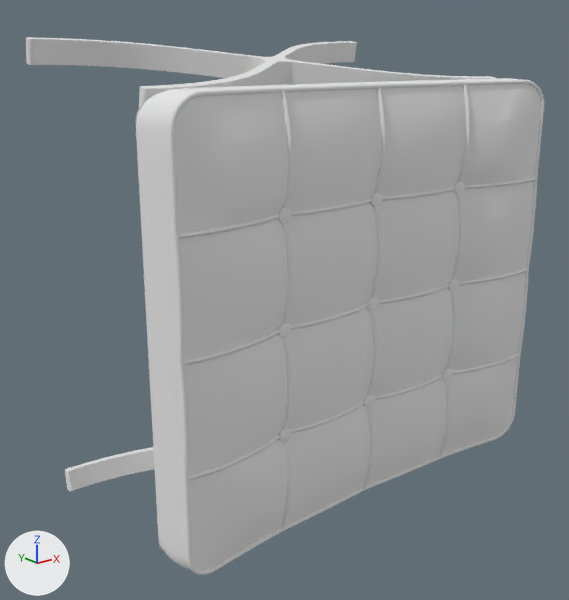
Before and after pictures for a commit that changed the OBJ model data/selected/05_stackable.obj.
The view is the same before and after, from a 50 mm lens placed at (-543.0, -816.0, 241.0), pointed at (-11.0, -152.0, -25.0). The lights are fixed; the arrows at lower left show +X, +Y and +Z. Where no turn or scale is listed for an object, it has been applied to the vertices. Vertices at the same position are counted once.

Names of what the first picture shows: '05_stackable'.
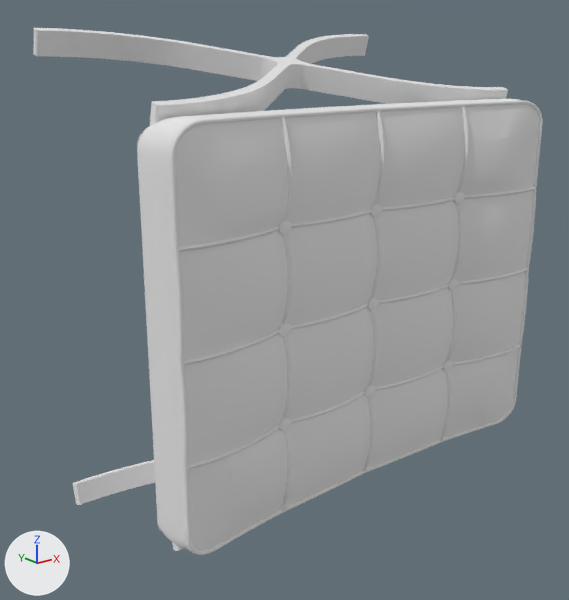
Commit message: Stackable results are added

Changed parts and their boxes [x1, y1, x2, y2] in the pictures (569 x 600 px; the box of a moved part takes in the faces that stretch with it):
'05_stackable', reshaped
    before: [26, 37, 544, 575]
    after: [33, 28, 543, 555]
part 1 of me_05_stackable, moved or reshaped
    before: [65, 447, 155, 491]
    after: [72, 460, 184, 551]
part 2 of me_05_stackable, moved or reshaped
    before: [26, 37, 496, 108]
    after: [33, 28, 508, 126]
part 3 of me_05_stackable, moved or reshaped
    before: [454, 182, 465, 194]
    after: [453, 192, 465, 204]
part 4 of me_05_stackable, moved or reshaped
    before: [135, 101, 163, 550]
    after: [137, 128, 161, 531]
part 5 of me_05_stackable, moved or reshaped
    before: [136, 78, 521, 570]
    after: [137, 99, 518, 550]
part 6 of me_05_stackable, moved or reshaped
    before: [168, 80, 544, 575]
    after: [169, 100, 543, 555]
part 7 of me_05_stackable, moved or reshaped
    before: [286, 191, 459, 430]
    after: [286, 201, 459, 420]
part 8 of me_05_stackable, moved or reshaped
    before: [378, 86, 466, 197]
    after: [378, 107, 465, 208]
part 9 of me_05_stackable, moved or reshaped
    before: [285, 89, 381, 212]
    after: [285, 112, 381, 224]
part 10 of me_05_stackable, moved or reshaped
    before: [175, 83, 541, 570]
    after: [176, 104, 539, 551]

What changed in the scene script:
```text
Change me_05_stackable:
    used by ob_05_stackable; location = (0.0, 0.0, 0.0)
    remove me_05_stackable.from_pydata(...)  # 13233 vertices, 25504 faces; spans x -243.0..243.0, y -303.0..0.0, z -256.0..256.0
    add me_05_stackable.from_pydata(...)  # 13233 vertices, 25504 faces; spans x -243.0..243.0, y -303.0..-20.0, z -265.0..265.0
    me_05_stackable part 1: the loose piece of 864 vertices spanning x -225.0..225.0, y -242.0..0.0, z -256.0..-189.0 is turned -5 degrees about the x axis through its middle, then moved by (0.0, -19.0, 1.0)
    me_05_stackable part 2: the loose piece of 864 vertices spanning x -225.0..225.0, y -242.0..0.0, z 189.0..256.0 is turned 5 degrees about the x axis through its middle, then moved by (0.0, -19.0, -1.0)
    me_05_stackable part 3: the loose piece of 98 vertices spanning x 110.0..126.0, y -288.0..-280.0, z 99.0..113.0 is moved by (0.0, 0.0, -11.0)
    me_05_stackable part 4: the loose piece of 208 vertices spanning x -240.0..240.0, y -252.0..-231.0, z -209.0..208.0 is scaled about its middle by (1, 1, 0.9)
    me_05_stackable part 5: the loose piece of 730 vertices spanning x -243.0..243.0, y -296.0..-232.0, z -215.0..215.0 is scaled about its middle by (1, 1, 0.9)
    me_05_stackable part 6: the loose piece of 2016 vertices spanning x -237.0..238.0, y -301.0..-274.0, z -214.0..214.0 is scaled about its middle by (1, 1, 0.9)
    me_05_stackable part 7: the loose piece of 274 vertices spanning x -118.0..118.0, y -294.0..-276.0, z -106.0..106.0 is scaled about its middle by (1, 1, 0.9)
    me_05_stackable part 8: the loose piece of 70 vertices spanning x 0.0..118.0, y -294.0..-276.0, z 106.0..212.0 is scaled about the mesh origin by (1, 1, 0.9)
    me_05_stackable part 9: the loose piece of 70 vertices spanning x -118.0..0.0, y -294.0..-276.0, z 106.0..212.0 is scaled about the mesh origin by (1, 1, 0.9)
    me_05_stackable part 10: 4163 of the vertices in x -235.0..235.0, y -303.0..-274.0, z -212.0..212.0 are scaled about their middle by (1, 1, 0.9)
```
